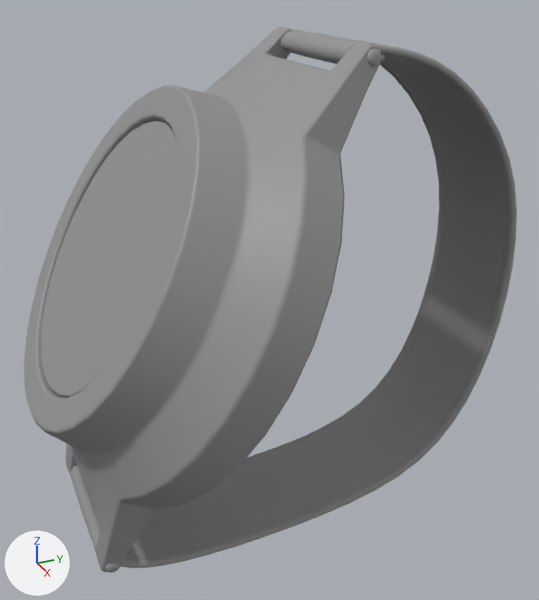
Renders of the Blender file 3DSource/Watch01.blend from each side of a commit.
The view is the same before and after, from a 50 mm camera at (1.845, -0.839, 1.639) aimed at (-0.009, -0.005, 0.712). The lights are fixed; the arrows at lower left show +X, +Y and +Z. The first picture is the older version.

Names of what the first picture shows: 'Body_use', 'Glass_use', 'Stripe_use'.
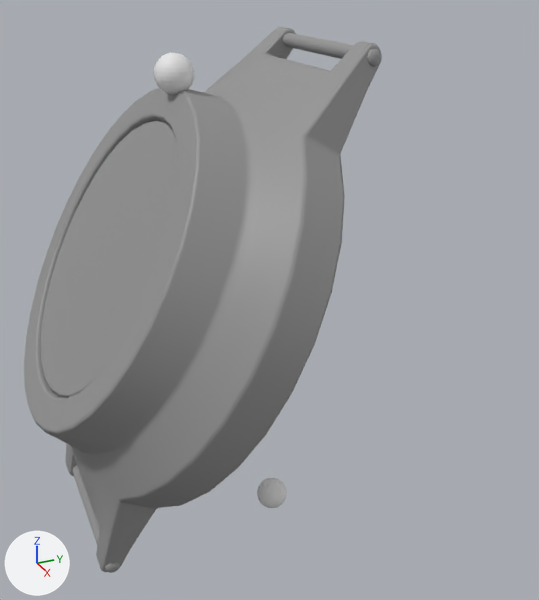
Changed parts and their boxes (x1, y1, x2, y2) in the pictures (539 x 600 px):
'Stripe_use', deleted
    before: (70, 30, 517, 568)
'socket_pin', added
    after: (154, 53, 194, 95)
'socket_strap', added
    after: (257, 478, 287, 508)

The edits, one by one:
Mesh me_sphere_003 is new.
It is a UV sphere (32 segments, 16 rings, poles along z) spanning x -0.05..0.05, y -0.05..0.05, z -0.05..0.05.
Object 'Stripe_use' (ob_stripe_use) is deleted.
Object 'socket_pin' (ob_socket_pin) is new; it shows me_sphere_003.
Its location is (0.0, -0.268, 1.379).
Object 'socket_strap' (ob_socket_strap) is new; it shows a copy of me_sphere_003.
Its location is (0.0, 0.0, 0.0).
